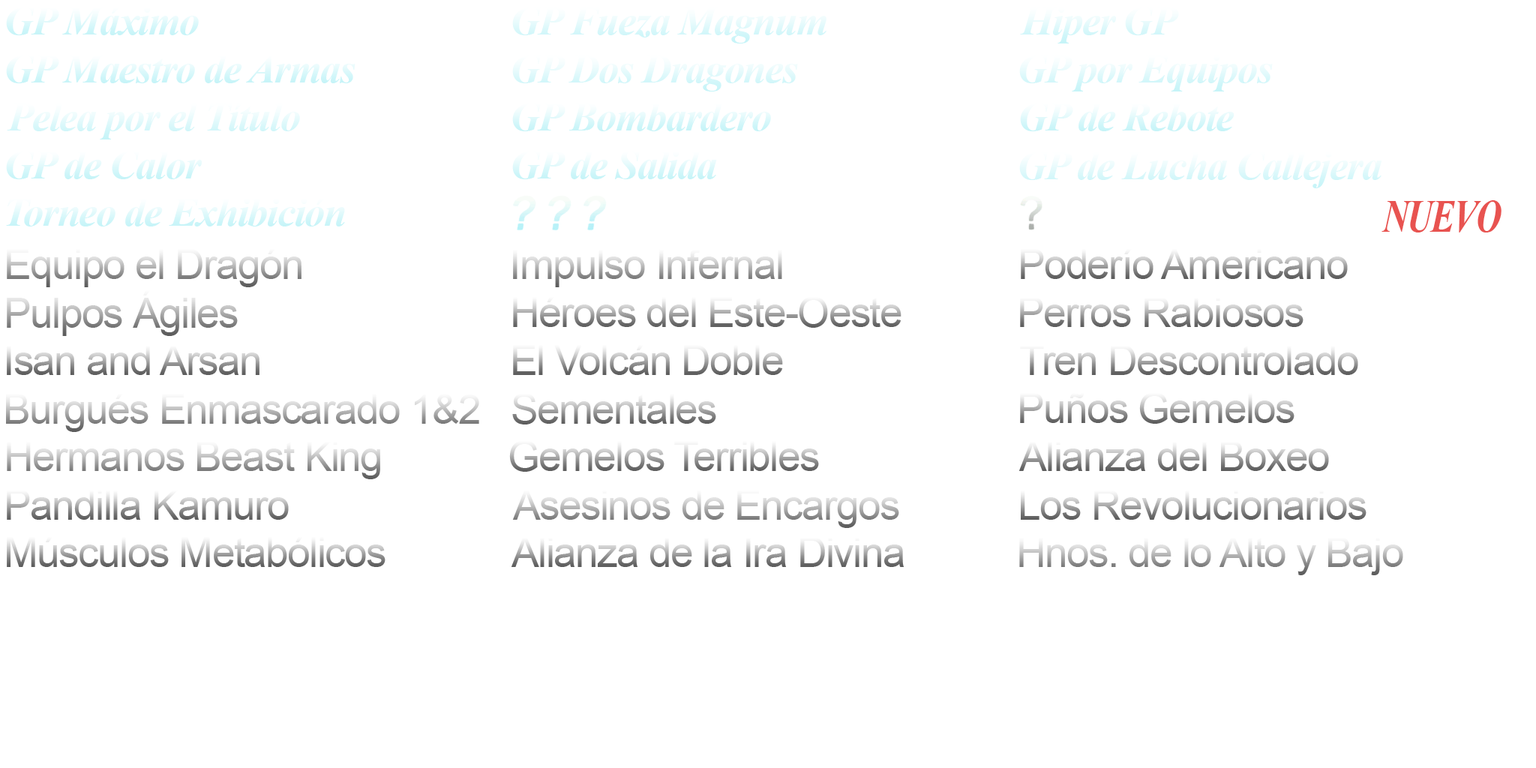
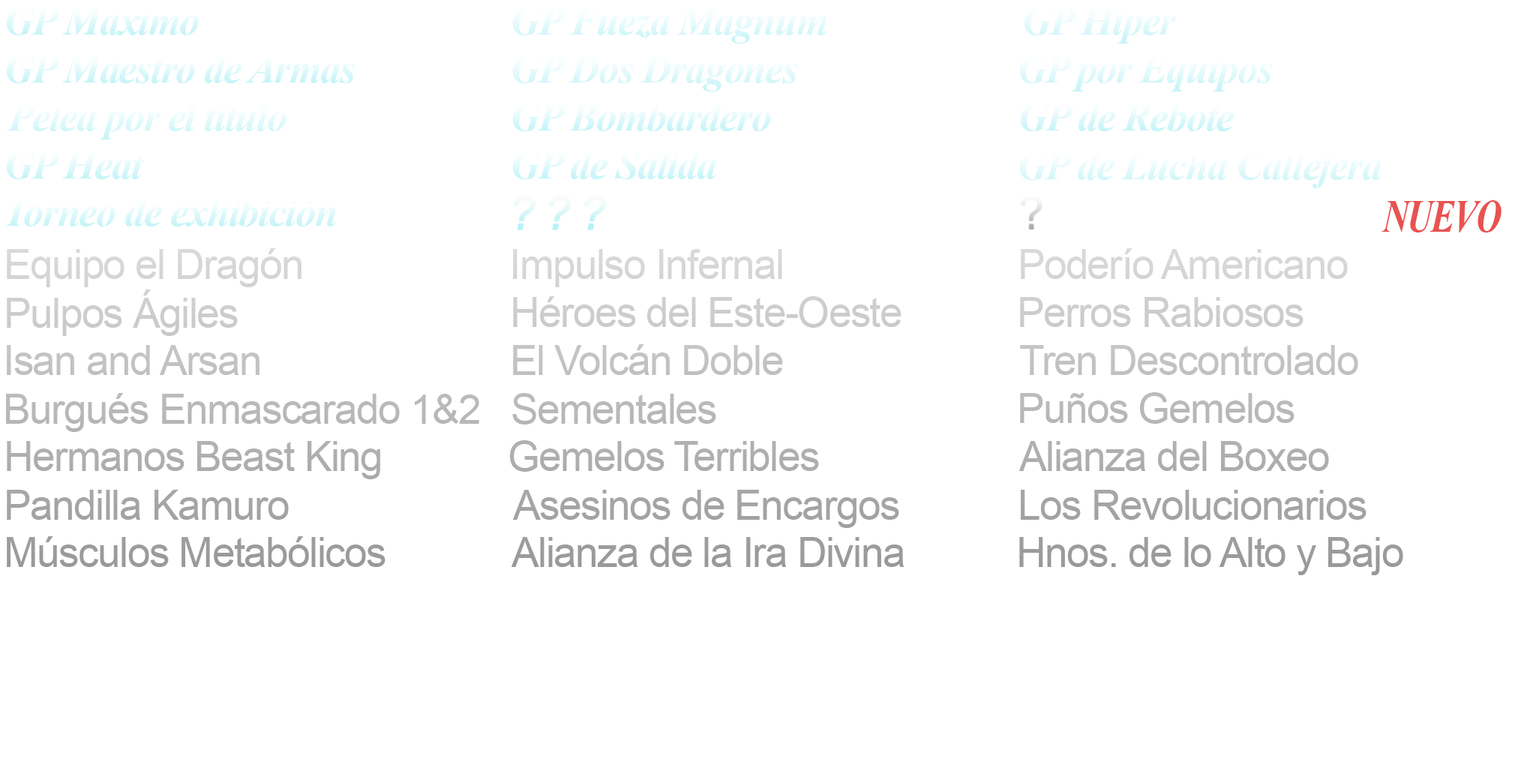
Before/after of a w=1536, h=768 layered artwork. What changed in the layer stack:
renamed "Torneo de Exhibición" to "Torneo de exhibición", painted on it over [168, 200, 345, 227]
renamed "Pelea por el Título" to "Pelea por el título", painted on it over [204, 105, 300, 132]
renamed "GP de Calor" to "GP Heat", painted on it over [62, 152, 202, 180]
renamed "Hiper GP" to "GP Hiper", painted on it over [1019, 9, 1179, 44]
